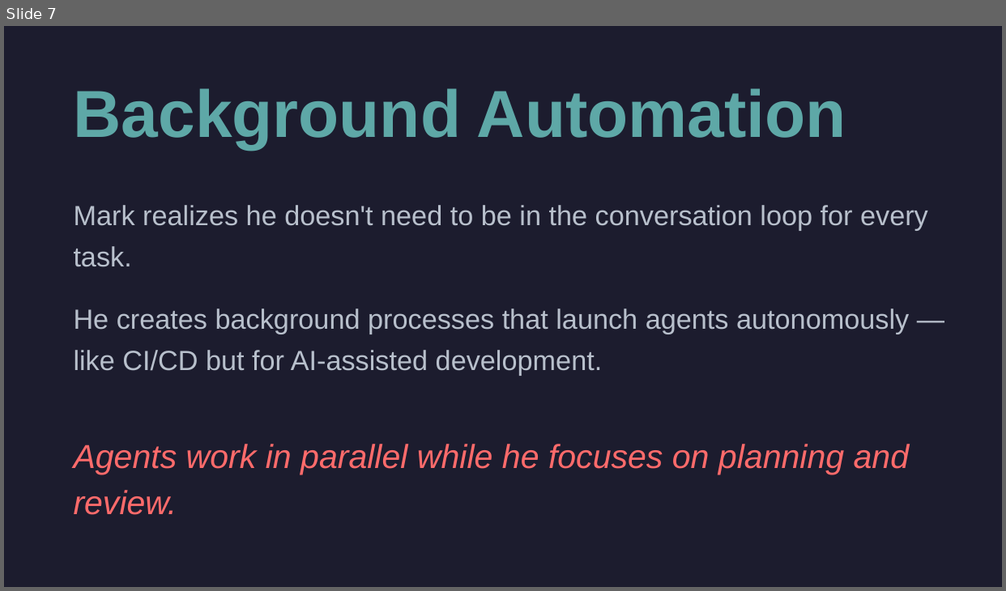
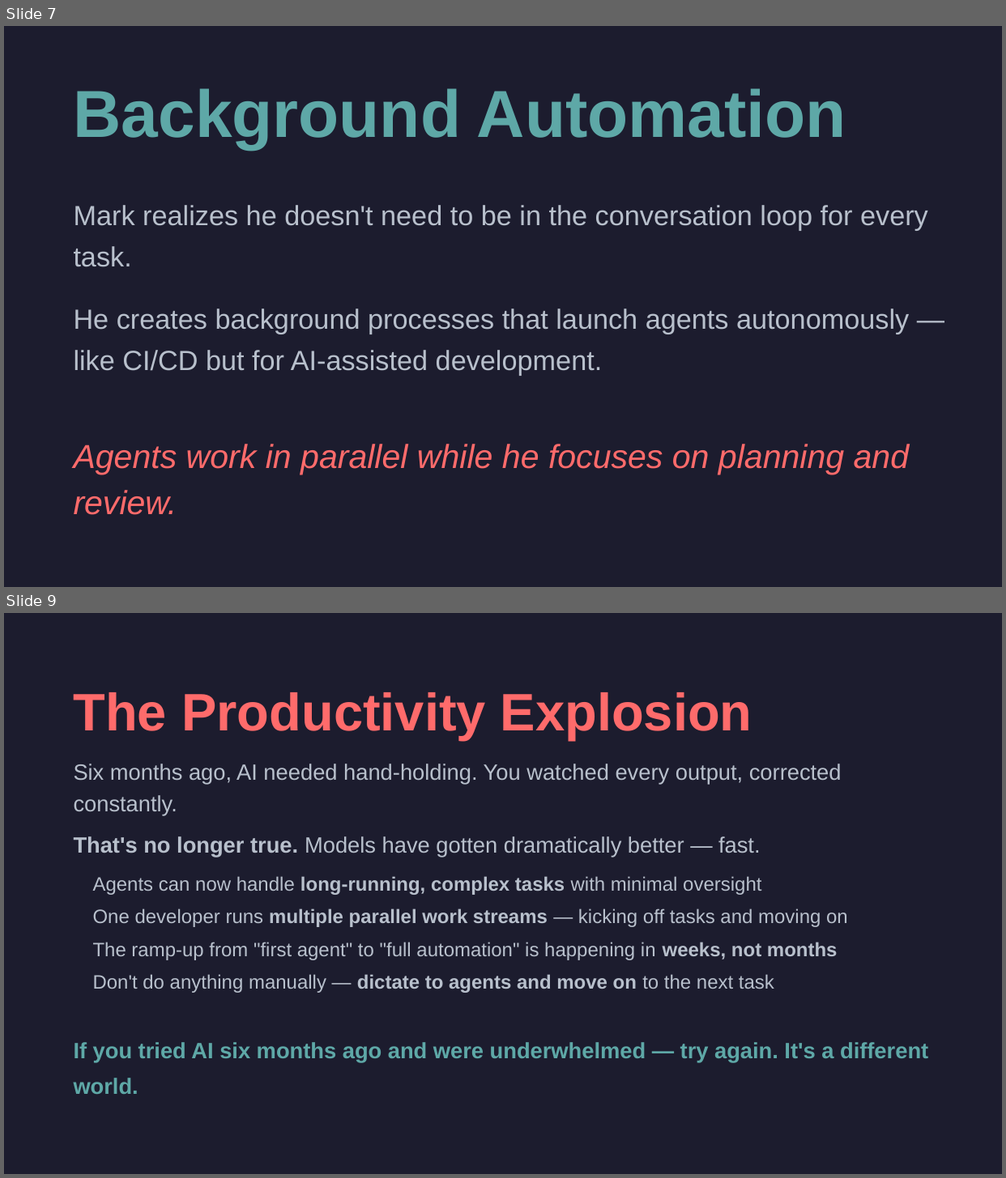
Before and after one commit to cirvine-MSFT/editless, a slide deck: docs/presentations/marks-journey-long.pptx. Shown one above the other, each under a label of ours: slide 7 before the commit, slides 7 and 9 after it; the slides between them are not shown. The pictures are 1006x591 and 1006x1178 pixels, drawn with LibreOffice and Linux fonts; fonts in the diff are those of the drawing. Boxes give left, top, right and bottom in pixels: in the first picture for what was removed or moved away, otherwise in the second. Text is boxed around its words. In the diff, an @@ line names an element or a change of style, - is before the commit and + after.

```diff
--- a/docs/presentations/marks-journey-long.pptx
+++ b/docs/presentations/marks-journey-long.pptx
@@ slide 9 added at (4, 613, 1002, 1174), background #1C1C2E @@
@@ text added at (74, 692, 752, 741), 38 pt, text #FF6B6B, bold @@
+The Productivity Explosion
@@ text added at (74, 764, 842, 815), 16 pt, text #B8C0CC @@
+Six months ago, AI needed hand-holding. You watched every output, corrected constantly.
@@ text added at (74, 837, 761, 858), 16 pt, text #B8C0CC @@
+That's no longer true. Models have gotten dramatically better — fast.
@@ text added at (93, 876, 848, 993), 14 pt, text #B8C0CC @@
+• Agents can now handle long-running, complex tasks with minimal oversight
+• One developer runs multiple parallel work streams — kicking off tasks and moving on
+• The ramp-up from "first agent" to "full automation" is happening in weeks, not months
+• Don't do anything manually — dictate to agents and move on to the next task
@@ text added at (74, 1042, 928, 1094), 16 pt, text #5EA8A7, bold @@
+If you tried AI six months ago and were underwhelmed — try again. It's a different world.
```
Also in this commit, not shown: 2 slides changed, 1 slide removed, 7 other files.
